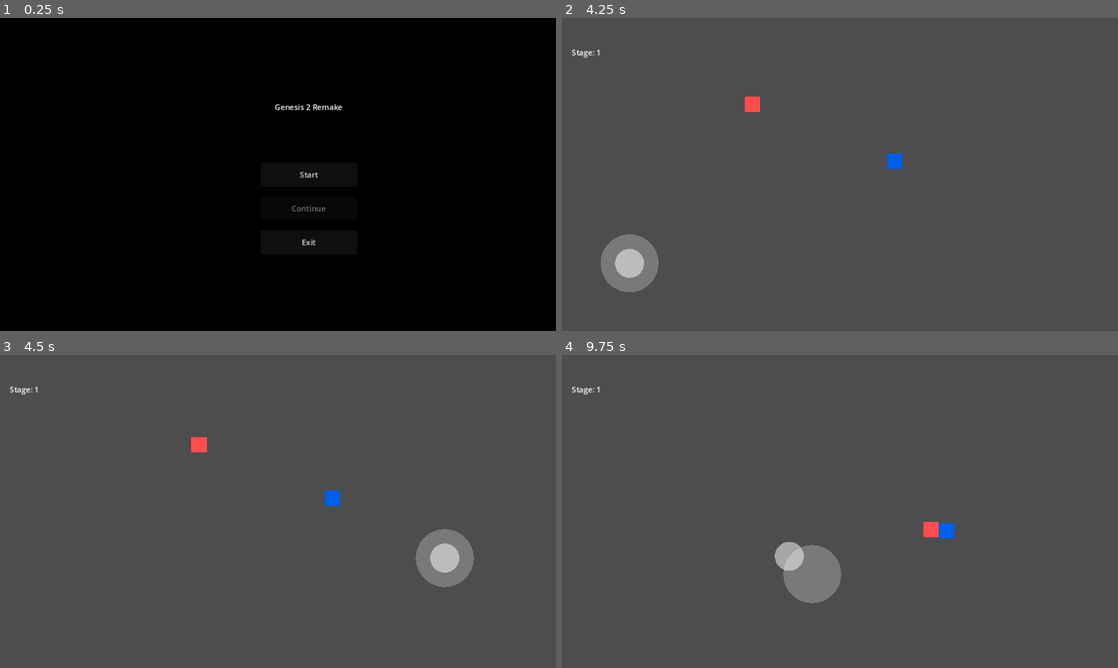
Above: before the commit, frames 1-4 (two rows, left to right).
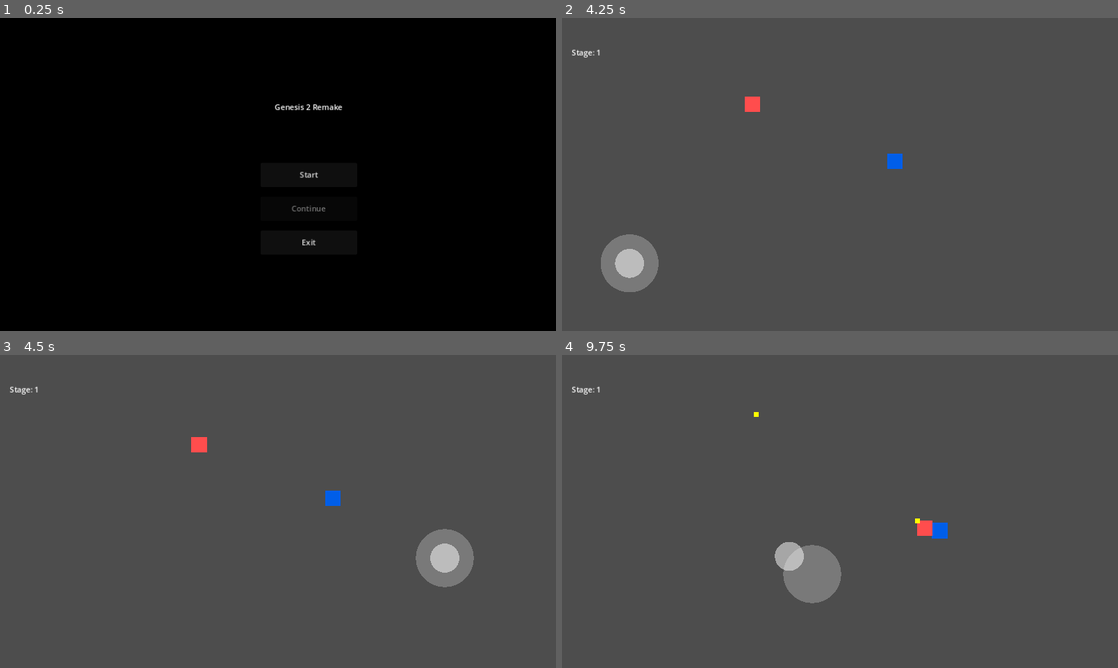
Above: after the commit, the same moments.

Repository: fearghost/vamsurlike_remake
Game: Godot game, scene res://scenes/ui/main_menu.tscn
The game is run twice, just before and just after one commit, with the same random seed, the same clock (stepped at 60 frames per second) and the same inputs.
Inputs (mouse positions are in pixels of both pictures, inside the frame that each line leads up to):
- Up to frame 1 (0.25 s): no input
- Up to frame 2 (4.25 s): click "Start" at 0.5 s; drag from (840, 174) to (895, 105) at 1.27 s; drag from (728, 190) to (812, 237) at 2.02 s; move the mouse to (895, 105) at 2.77 s; click (895, 105) at 2.92 s; tap Enter at 3.5 s; drag from (812, 237) to (673, 127) at 3.52 s
- Up to frame 3 (4.5 s): move the mouse to (444, 558) at 4.27 s; click (444, 558) at 4.42 s
- Up to frame 4 (9.75 s): drag from (673, 464) to (756, 433) at 5.02 s; move the mouse to (867, 511) at 5.77 s; click (867, 511) at 5.92 s; tap Space at 6.5 s; drag from (756, 433) to (728, 527) at 6.52 s; move the mouse to (962, 495) at 7.27 s; click (962, 495) at 7.42 s; drag from (728, 527) to (812, 574) at 8.02 s; move the mouse to (895, 442) at 8.77 s; click (895, 442) at 8.92 s; drag from (812, 574) to (673, 464) at 9.52 s

Frames 1-3 are identical in both runs. In frame 4, 0.2% of the frame differs, in the area x 34-71%, y 18-59%.

Commit message:
Fix: no attack effect (dead one-shot timer + pooled projectiles never added to tree) and player stuck on enemy contact; add smoke test Phase 6

Diff:
--- a/vamsurlike_remake/scenes/game/projectile.gd
+++ b/vamsurlike_remake/scenes/game/projectile.gd
@@ -4,7 +4,6 @@
 
 ## A projectile fired by either the player or enemies.
 ## Uses PoolManager for object pooling when available.
-
 
 @export var damage: int = 10
 @export var speed: float = 400.0
@@ -14,13 +13,26 @@
 
 
 func _ready() -> void:
-	# Set sprite color based on source_type
+	add_to_group("projectiles")
+
+	# Detect both the player (layer 1) and enemies (layer 2). Areas never
+	# participate in physical collision, so layer 0 is fine.
+	collision_layer = 0
+	collision_mask = 3
+
+	apply_source_style()
+
+
+## (Re)applies the sprite color for the current source_type. Called after
+## source_type changes — pooled projectiles are reused, and _ready only runs
+## on first tree entry, so the style must be re-applied on every acquire.
+func apply_source_style() -> void:
 	var sprite := find_child("Sprite")
-	if sprite != null:
+	if sprite is ColorRect:
 		if source_type == "player":
-			sprite.color = Color(1, 1, 0, 1)       # Yellow for player
+			(sprite as ColorRect).color = Color(1, 1, 0, 1)       # Yellow for player
 		else:
-			sprite.color = Color(1, 0.5, 0, 1)      # Orange for enemy
+			(sprite as ColorRect).color = Color(1, 0.5, 0, 1)      # Orange for enemy
 
 
 func _process(delta: float) -> void:
--- a/vamsurlike_remake/scripts/autoload/object_pool.gd
+++ b/vamsurlike_remake/scripts/autoload/object_pool.gd
@@ -43,6 +43,16 @@
 
 	active_objects.append(obj)
 	obj.visible = true
+	# A node outside the tree never runs _process and its Area2D signals never
+	# fire — it must be in the tree before use, or it is invisible, immobile,
+	# and deals no damage.
+	if obj.get_parent() == null:
+		var tree := get_tree()
+		if tree != null:
+			var container := tree.current_scene
+			if container == null:
+				container = tree.root
+			container.add_child(obj)
 	return obj
 
 
@@ -52,6 +62,10 @@
 		active_objects.erase(obj)
 
 	obj.visible = false
+	# Remove from the tree so a hidden (pooled) object stops monitoring —
+	# visible=false does NOT disable Area2D collision detection.
+	if obj.get_parent() != null:
+		obj.remove_from_parent()
 	pool.append(obj)
 
 
--- a/vamsurlike_remake/scripts/autoload/pool_manager.gd
+++ b/vamsurlike_remake/scripts/autoload/pool_manager.gd
@@ -15,6 +15,8 @@
 ## [param size] inactive instances.
 func register_pool(name: String, template: PackedScene, size: int) -> void:
 	var p := ObjectPool.new()
+	# Keep the pool in the tree so get_object() can attach instances to it.
+	add_child(p)
 	p.init(template, size)
 	pools[name] = p
 
--- a/vamsurlike_remake/scripts/enemy/enemy_ai.gd
+++ b/vamsurlike_remake/scripts/enemy/enemy_ai.gd
@@ -36,6 +36,13 @@
 func _ready() -> void:
 	# Add to enemies group so AutoAttack can find them
 	add_to_group("enemies")
+
+	# Collision setup: enemies live on layer 2 and detect ONLY the player
+	# (layer 1). They stop at the player (which is what makes contact damage
+	# via get_last_slide_collision work) but never block the player or each
+	# other.
+	collision_layer = 2
+	collision_mask = 1
 
 	# Auto-discover player reference
 	player_ref = _find_player()
@@ -162,6 +169,7 @@
 		if projectile != null:
 			projectile.global_position = global_position
 			projectile.source_type = "enemy"
+			projectile.apply_source_style()
 			projectile.set_velocity(direction * 300.0)
 			if enemy_data != null:
 				projectile.set_damage(enemy_data.attack)
@@ -175,6 +183,7 @@
 			container.add_child(projectile)
 			projectile.global_position = global_position
 			projectile.source_type = "enemy"
+			projectile.apply_source_style()
 			projectile.set_velocity(direction * 300.0)
 			if enemy_data != null:
 				projectile.set_damage(enemy_data.attack)
--- a/vamsurlike_remake/scripts/player/auto_attack.gd
+++ b/vamsurlike_remake/scripts/player/auto_attack.gd
@@ -76,6 +76,10 @@
 	if pool_manager != null and pool_manager.has_method("acquire"):
 		var projectile: Projectile = pool_manager.acquire("projectile") as Projectile
 		if projectile != null:
+			# Pooled projectiles are reused — reset stale state from a
+			# previous owner (an "enemy" shot would hit the player).
+			projectile.source_type = "player"
+			projectile.apply_source_style()
 			projectile.global_position = parent.global_position
 			if projectile.has_method("set_velocity"):
 				projectile.set_velocity(direction * 400.0)
@@ -86,6 +90,8 @@
 		var projectile_scene := preload("res://scenes/game/projectile.tscn") as PackedScene
 		if projectile_scene != null:
 			var projectile: Projectile = projectile_scene.instantiate() as Projectile
+			projectile.source_type = "player"
+			projectile.apply_source_style()
 			projectile.global_position = parent.global_position
 			if projectile.has_method("set_direction"):
 				projectile.set_direction(direction)
@@ -95,6 +101,11 @@
 
 
 func _on_attack_timer_timeout() -> void:
-	if is_attacking and nearest_enemy != null:
+	if not is_attacking:
+		return
+	if nearest_enemy != null:
 		fire_projectile(nearest_enemy.global_position)
-		timer.start()
+	# ALWAYS restart: the timer is one-shot, so skipping start() here when no
+	# enemy is in range kills auto-attack permanently (enemies spawn outside
+	# attack_range, so the first timeout always has no target).
+	timer.start()
--- a/vamsurlike_remake/scripts/player/player_controller.gd
+++ b/vamsurlike_remake/scripts/player/player_controller.gd
@@ -16,6 +16,14 @@
 
 func _ready() -> void:
 	add_to_group("player")
+
+	# Collision setup: player lives on layer 1 and collides with NOTHING
+	# (mask 0). Enemies must not physically block the player — a chasing
+	# enemy pushes the player and, with two or more enemies, boxes it in so
+	# it cannot move at all. Contact damage still works because enemies
+	# detect the player's layer (see EnemyAI._check_contact_damage).
+	collision_layer = 1
+	collision_mask = 0
 
 	# Create dummy sprite (blue ColorRect) if no child sprite exists
 	if find_child("Body") == null:
--- a/vamsurlike_remake/tests/smoke_test.gd
+++ b/vamsurlike_remake/tests/smoke_test.gd
@@ -14,6 +14,9 @@
 ##      "character doesn't move / joystick invisible" bug).
 ##   5. Verify the Spawner put at least one enemy into the scene tree
 ##      (validates spawner + EnemyData .tres + enemy scene chain).
+##   6. Verify auto-attack actually fires a live projectile (in-tree, moving)
+##      and that collision layers keep enemies from physically blocking the
+##      player (the "stuck on contact / no attack effect" on-device bugs).
 ##
 ## Exit code: 0 = all pass, 1 = at least one failure.
 
@@ -52,6 +55,7 @@
 	await _test_start_button_flow()
 	await _test_joystick_movement()
 	await _test_enemy_spawning()
+	await _test_auto_attack_and_collision()
 	_print_summary()
 
 
@@ -309,6 +313,77 @@
 		printerr("[FAIL] spawning: 0 enemies in tree")
 
 
+## Phase 6: the on-device "no attack effect / stuck when touching an enemy"
+## bugs. Verifies (a) collision layers keep enemies from physically blocking
+## the player while preserving contact damage, (b) the one-shot auto-attack
+## timer keeps running after a no-target timeout, and (c) a fired projectile
+## actually enters the scene tree and moves (pooled projectiles used to be
+## acquired but never added to the tree — invisible, immobile, no damage).
+func _test_auto_attack_and_collision() -> void:
+	print("--- Phase 6: auto-attack projectile + collision layers ---")
+	var cs := current_scene
+	if cs == null or not cs.name.to_lower().contains("combat"):
+		failures.append("auto-attack: combat scene not active (Phase 3 failed) — skipped")
+		return
+
+	var player := cs.get_node_or_null("Player")
+	var auto_attack := player.get_node_or_null("AutoAttack") if player != null else null
+	if player == null or auto_attack == null:
+		failures.append("auto-attack: Player/AutoAttack missing from combat scene")
+		return
+
+	var enemies := get_nodes_in_group("enemies")
+	if enemies.is_empty():
+		failures.append("collision: no enemies in tree to check layers against (Phase 5 failed?)")
+		return
+
+	# 6a. Player must not be physically blocked by enemies (stuck bug), while
+	# enemies must still detect the player for contact damage.
+	var enemy := enemies[0] as Node2D
+	if player.collision_mask & enemy.collision_layer != 0:
+		failures.append("collision: player mask %d includes enemy layer %d — enemies physically block the player (stuck-on-contact bug)" % [player.collision_mask, enemy.collision_layer])
+	else:
+		passes.append("player does not collide with enemies (no stuck-on-contact)")
+	if enemy.collision_mask & player.collision_layer == 0:
+		failures.append("collision: enemy mask %d does not include player layer %d — contact damage would never trigger" % [enemy.collision_mask, player.collision_layer])
+	else:
+		passes.append("enemies still detect the player (contact damage intact)")
+
+	# 6b. The one-shot attack timer must restart even when no enemy is in
+	# range — otherwise the first empty timeout kills auto-attack forever.
+	auto_attack.is_attacking = true
+	auto_attack.nearest_enemy = null
+	auto_attack._on_attack_timer_timeout()
+	if auto_attack.timer.is_stopped():
+		failures.append("auto-attack: timer stopped after a no-target timeout — auto-attack is permanently dead")
+	else:
+		passes.append("auto-attack timer restarts after a no-target timeout")
+
+	# 6c. End-to-end: teleport an enemy into attack range and require a real
+	# projectile to appear in the tree within one attack interval, then verify
+	# it actually moves (in-tree _process).
+	enemy.global_position = player.global_position + Vector2(100, 0)
+	var proj: Node2D = null
+	for i in range(90):  # ~1.5s at 60fps; attack_interval is 1.0s
+		await process_frame
+		var live := get_nodes_in_group("projectiles")
+		if not live.is_empty():
+			proj = live[0] as Node2D
+			break
+	if proj == null:
+		failures.append("auto-attack: no projectile entered the tree within 1.5s of an enemy entering range (fire path or pool broken)")
+		return
+	passes.append("auto-attack fired a projectile into the scene tree")
+
+	var p0: Vector2 = proj.global_position
+	for i in range(5):
+		await process_frame
+	if is_instance_valid(proj) and proj.global_position.distance_to(p0) > 1.0:
+		passes.append("projectile moves after firing (in-tree, _process running)")
+	else:
+		failures.append("projectile did not move after firing (not in tree / _process dead)")
+
+
 func _print_summary() -> void:
 	if _summary_printed:
 		return
